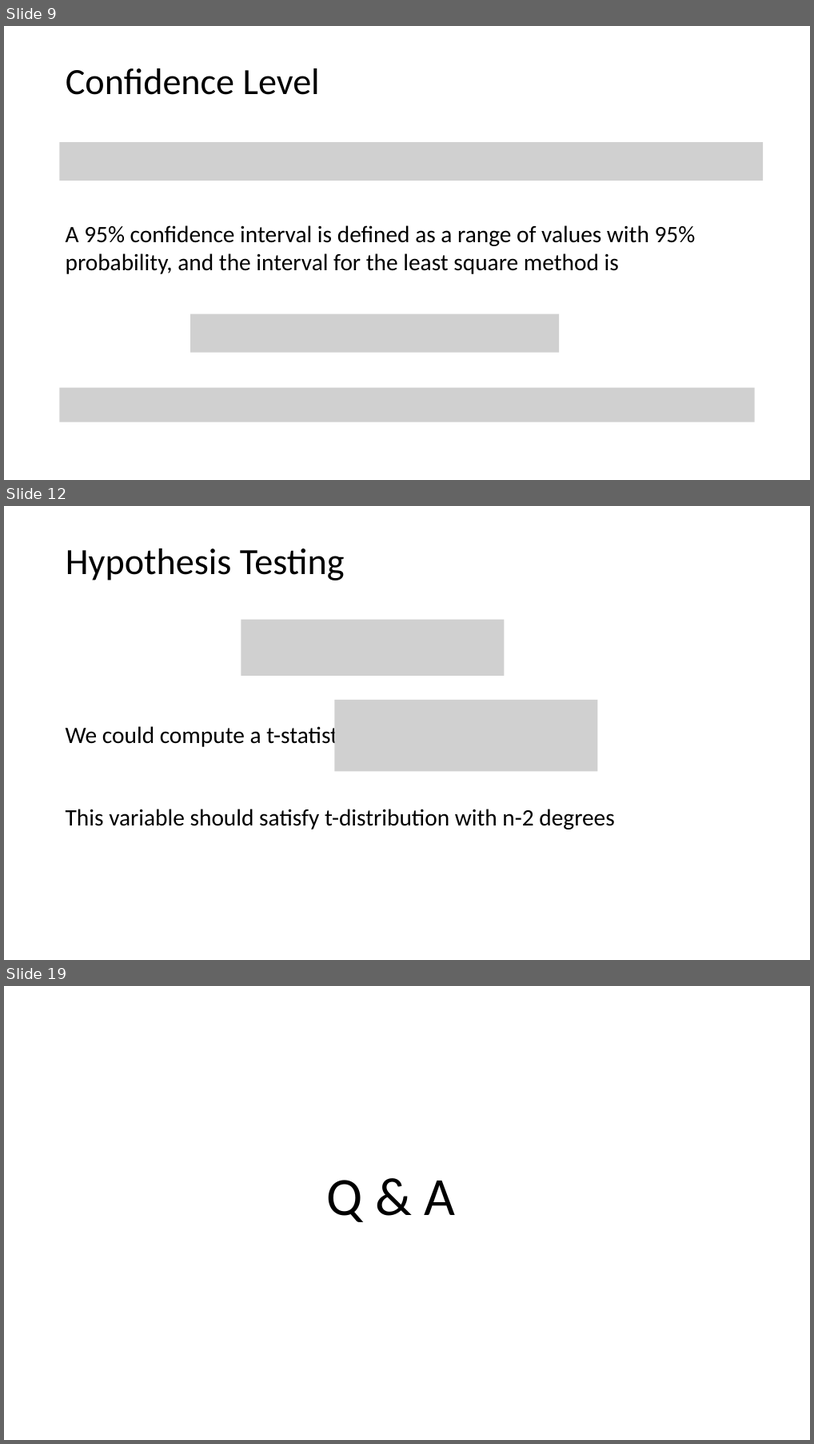
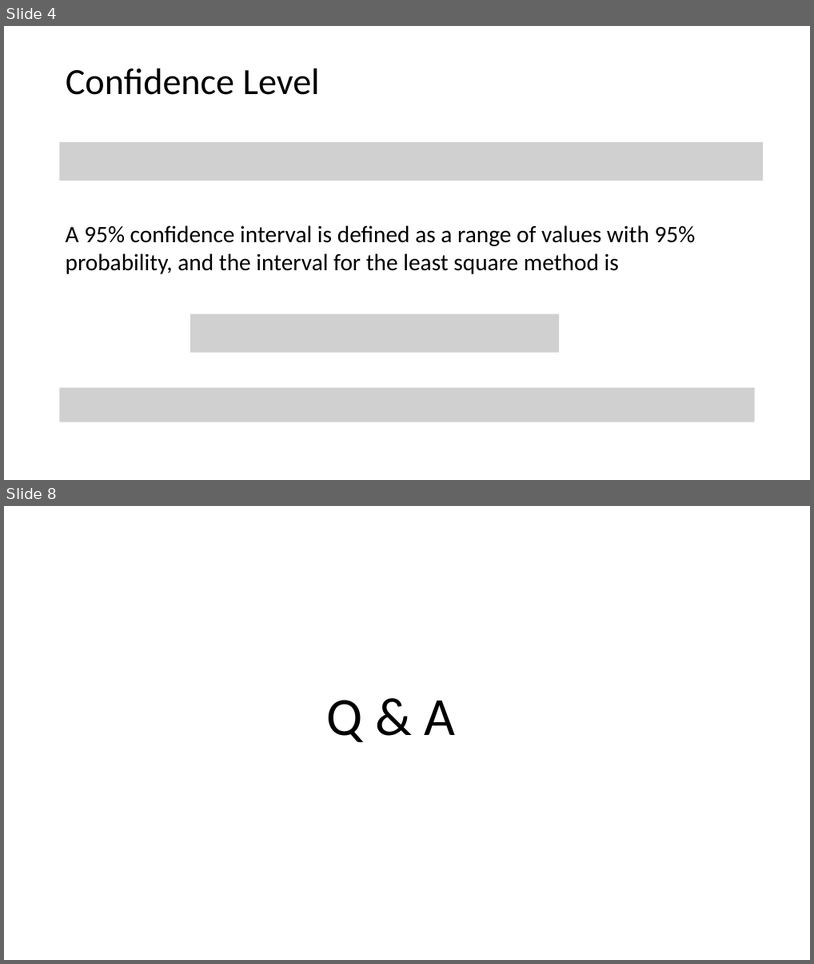
Before and after one commit to tianzheng4/tianzheng4.github.io, a slide deck: _umkc-teaching/slides/Lecture4.pptx. Shown one above the other, each under a label of ours: slides 9, 12 and 19 before the commit, slides 4 and 8 after it; the slides between them are not shown. The pictures are 814x1444 and 814x964 pixels, drawn with LibreOffice and Linux fonts; fonts in the diff are those of the drawing; grey boxes stand for pictures. Boxes give left, top, right and bottom in pixels: in the first picture for what was removed or moved away, otherwise in the second. Text is boxed around its words. In the diff, an @@ line names an element or a change of style, - is before the commit and + after.

```diff
--- a/_umkc-teaching/slides/Lecture4.pptx
+++ b/_umkc-teaching/slides/Lecture4.pptx
@@ slide 12 removed at box(4, 506, 810, 960), background #FFFFFF @@
@@ title removed at box(66, 548, 345, 580) @@
-Hypothesis Testing
@@ picture removed at box(241, 620, 504, 676) @@
@@ picture removed at box(335, 700, 598, 772) @@
@@ text removed at box(66, 723, 362, 748) @@
-We could compute a t-statistics by
@@ text removed at box(66, 808, 614, 829) @@
-This variable should satisfy t-distribution with n-2 degrees
@@ what was slide 9 is now slide 4 @@
@@ what was slide 19 is now slide 8 @@
```
Also in this commit, not shown: 3 slides added, 13 other slides removed, 3 other files.
